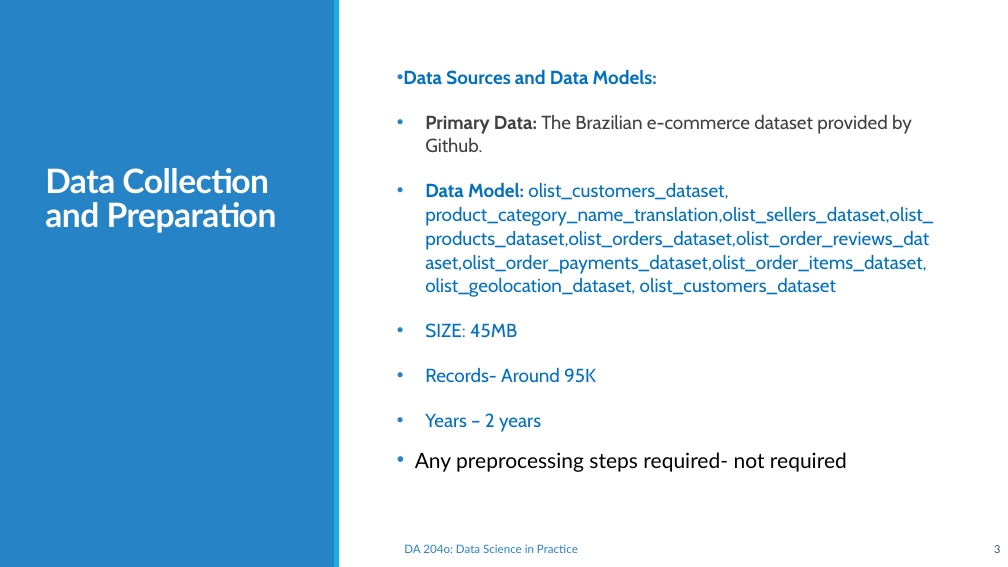
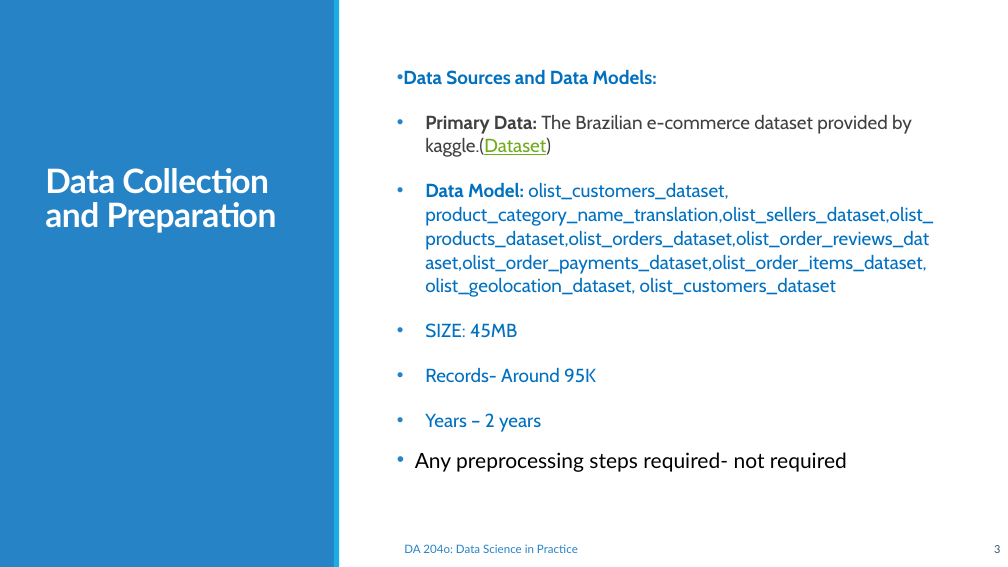
Before and after one commit to MUKUNDAAAA/Predicting-Customer-Satisfaction-based-on-various-parameters-present-in-E-Commerce-dataset, a slide deck: slide 3 of Data science PPT_final.pptx. Drawn at 1008x567 pixels with LibreOffice and Linux fonts; fonts in the diff are those of the drawing. Boxes give left, top, right and bottom in pixels: in the first picture for what was removed or moved away, otherwise in the second. Text is boxed around its words. In the diff, an @@ line names an element or a change of style, - is before the commit and + after.

```diff
--- a/Data science PPT_final.pptx
+++ b/Data science PPT_final.pptx
@@ text at bbox=[425, 115, 912, 157]: text changed @@
-• Primary Data: The Brazilian e-commerce dataset provided by Github.
+• Primary Data: The Brazilian e-commerce dataset provided by kaggle.(Dataset)
```
Also in this commit, not shown: 3 other slides changed, 1 slide added, 2 other files.
